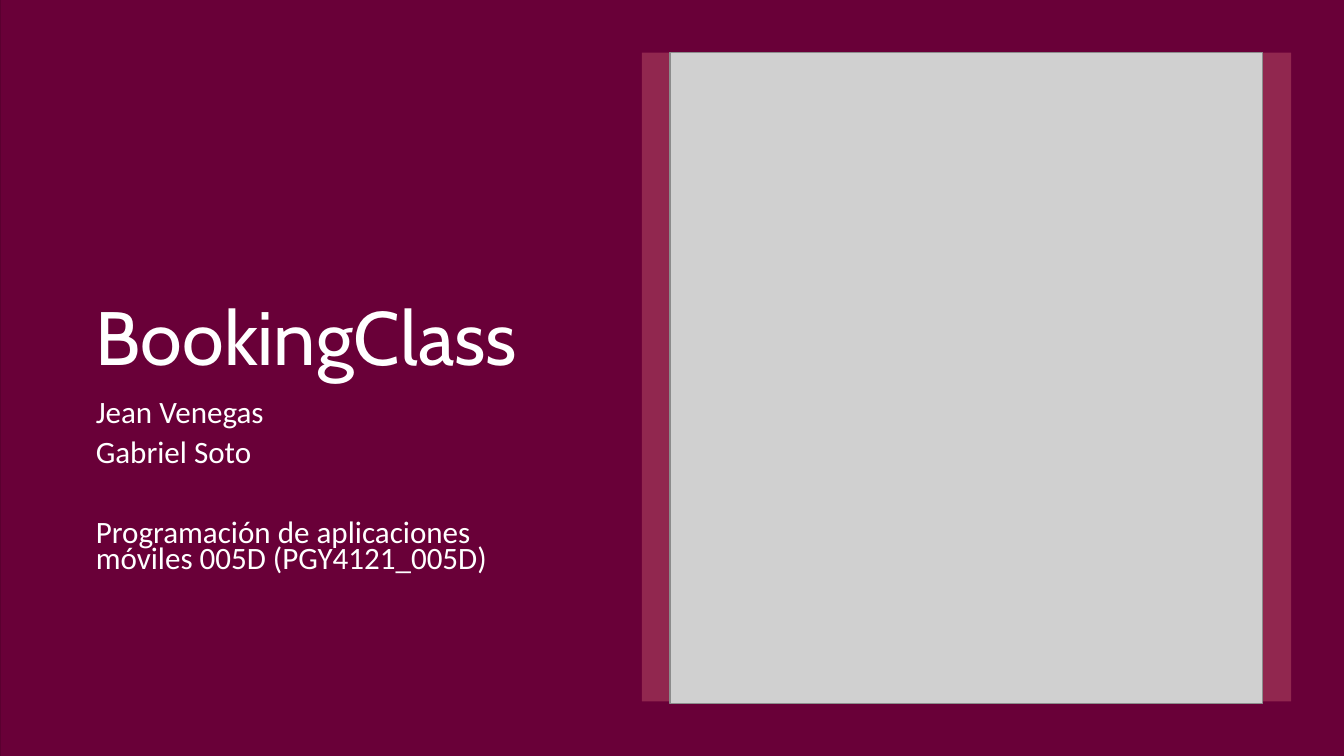
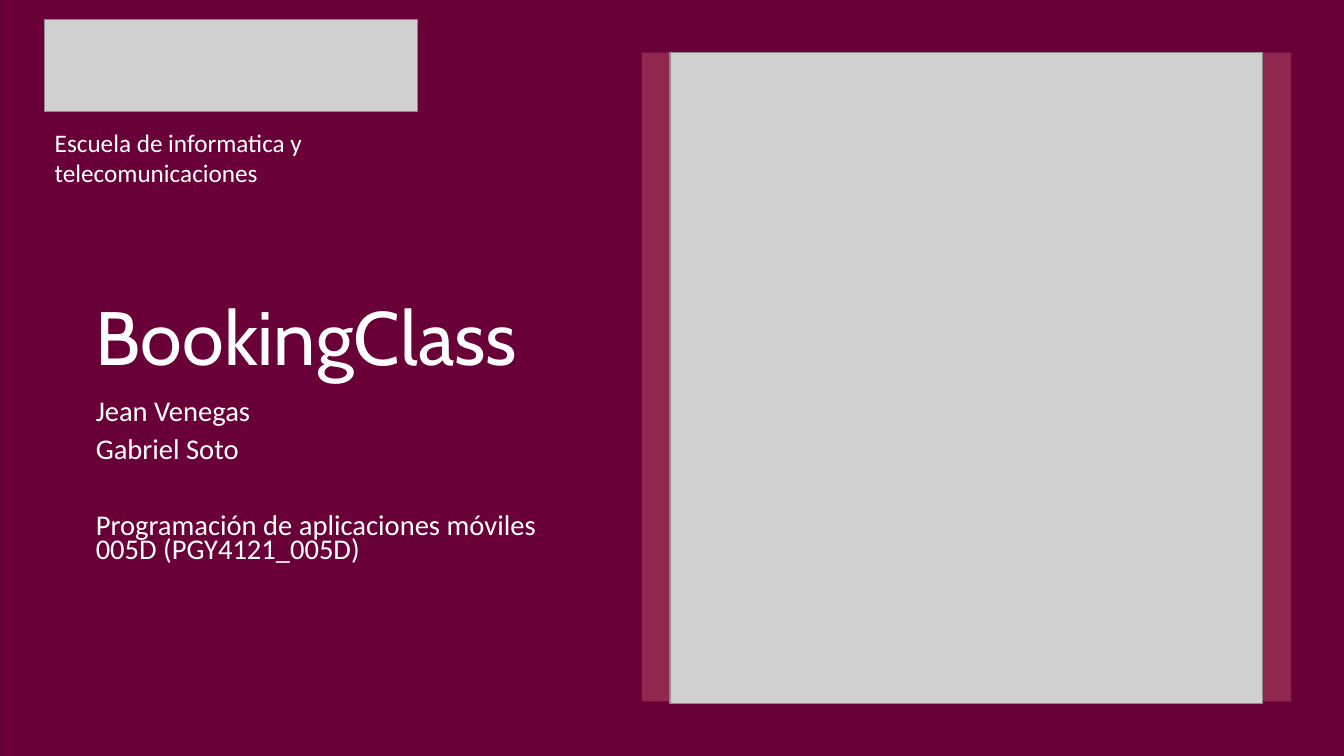
Before and after one commit to notGabo/BookingClass_Venegas_Soto, a slide deck: slide 1 of BookingClass.pptx. Drawn at 1344x756 pixels with LibreOffice and Linux fonts; fonts in the diff are those of the drawing; grey boxes stand for pictures. Boxes give left, top, right and bottom in pixels: in the first picture for what was removed or moved away, otherwise in the second. Text is boxed around its words. In the diff, an @@ line names an element or a change of style, - is before the commit and + after.

```diff
--- a/BookingClass.pptx
+++ b/BookingClass.pptx
@@ picture added at box(44, 19, 416, 111) @@
@@ text added at box(55, 134, 301, 183), 18 pt, text #FFFFFF @@
+Escuela de informatica y telecomunicaciones
@@ subtitle "Jean Venegas" at box(96, 402, 536, 563): size 22.2 to 20.4 pt @@
```
Also in this commit, not shown: 4 other slides changed.
